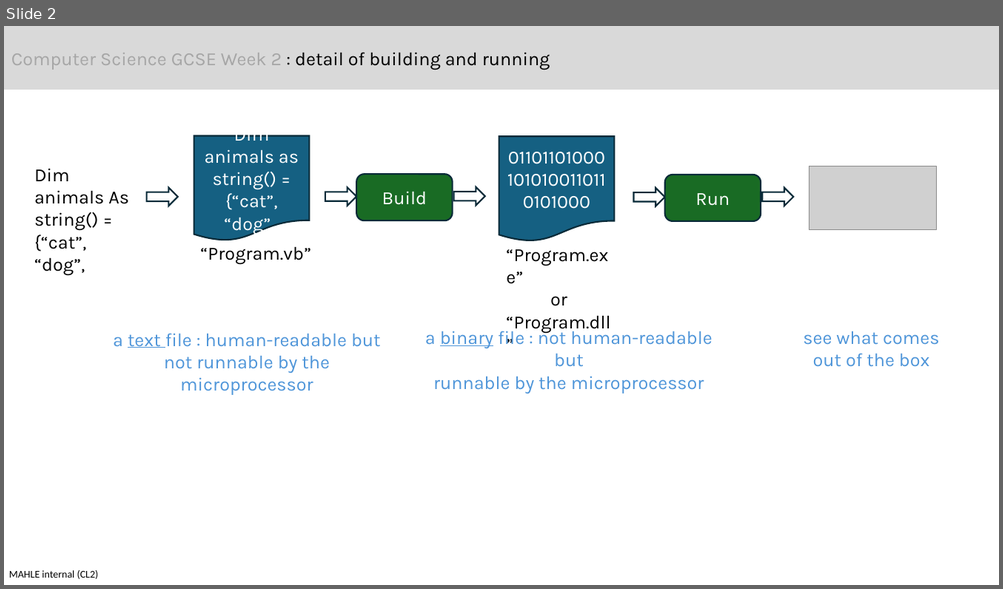
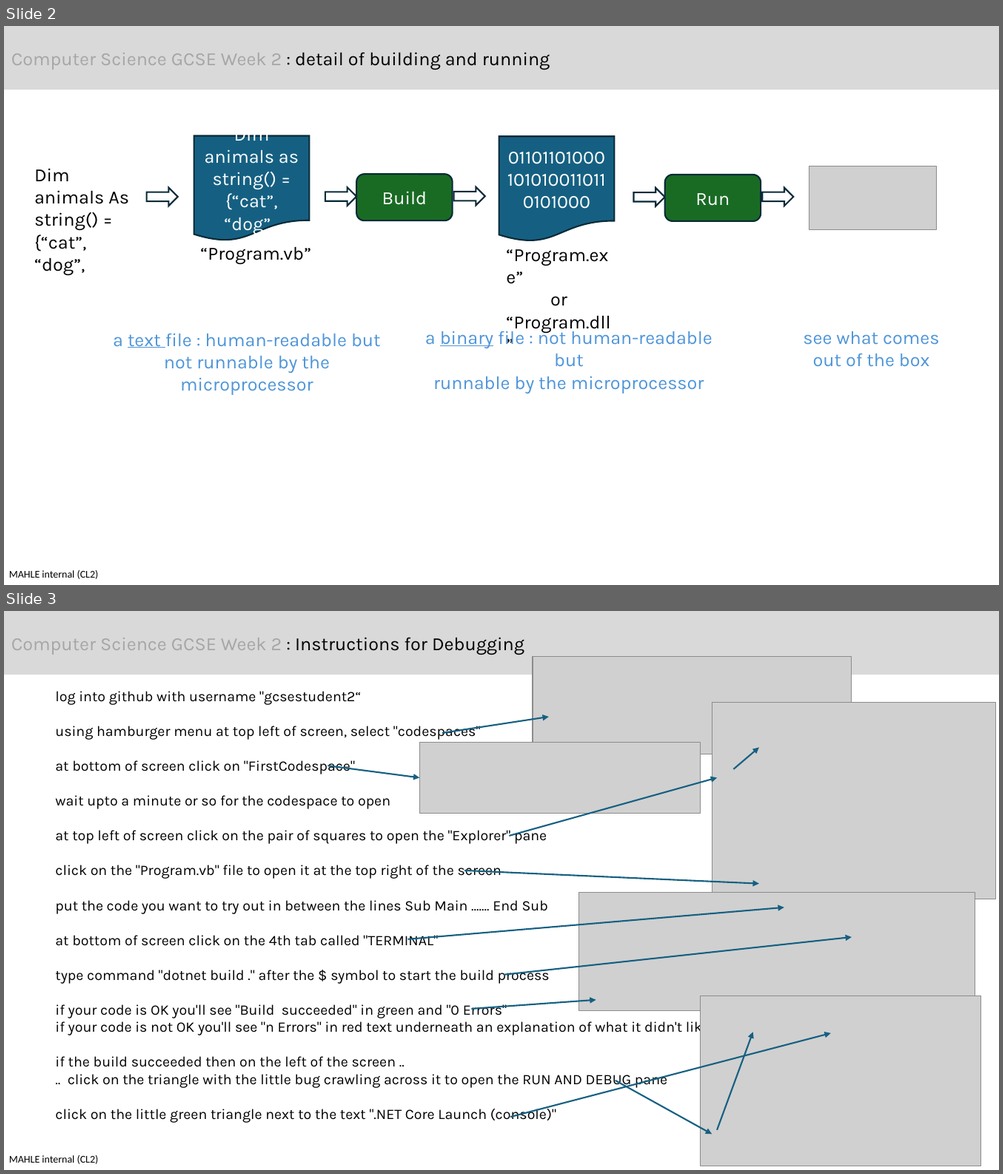
Before and after one commit to gcsestudent2/scratch3, a slide deck: Week 2/building and running.pptx. Shown one above the other, each under a label of ours: slide 2 before the commit, slides 2 and 3 after it. The pictures are 1003x589 and 1003x1174 pixels, drawn with LibreOffice and Linux fonts; fonts in the diff are those of the drawing; grey boxes stand for pictures. Boxes give left, top, right and bottom in pixels: in the first picture for what was removed or moved away, otherwise in the second. Text is boxed around its words. In the diff, an @@ line names an element or a change of style, - is before the commit and + after.

Commit message:
add instructions

```diff
--- a/Week 2/building and running.pptx
+++ b/Week 2/building and running.pptx
@@ slide 3 added at (4,611,999,1170), background #FFFFFF; not listed: 1 template element that a slide beside it also shows @@
@@ rectangle added at (4,611,999,675), fill #D9D9D9, 18 pt, text #000000 @@
+Computer Science GCSE Week 2 : Instructions for Debugging
@@ picture added at (532,657,851,755) @@
@@ text added at (55,691,709,1123), 14 pt, text #000000 @@
+log into github with username "gcsestudent2“
+using hamburger menu at top left of screen, select "codespaces"
+at bottom of screen click on "FirstCodespace"
+wait upto a minute or so for the codespace to open
+at top left of screen click on the pair of squares to open the "Explorer" pane
+click on the "Program.vb" file to open it at the top right of the screen
+put the code you want to try out in between the lines Sub Main ....... End Sub
+at bottom of screen click on the 4th tab called "TERMINAL"
+type command "dotnet build ." after the $ symbol to start the build process
+if your code is OK you'll see "Build succeeded" in green and "0 Errors"
+if your code is not OK you'll see "n Errors" in red text underneath an explanation of what it didn't like
+if the build succeeded then on the left of the screen ..
+.. click on the triangle with the little bug crawling across it to open the RUN AND DEBUG pane
+click on the little green triangle next to the text ".NET Core Launch (console)"
@@ arrow added from (442, 733) to (549, 717), #156082 1.5 pt @@
@@ picture added at (712,703,996,899) @@
@@ picture added at (420,742,700,814) @@
@@ arrow added from (734, 769) to (759, 748), #156082 1.5 pt @@
@@ arrow added from (328, 766) to (420, 778), #156082 1.5 pt @@
@@ arrow added from (509, 836) to (717, 778), #156082 1.5 pt @@
@@ arrow added from (464, 871) to (759, 884), #156082 1.5 pt @@
@@ picture added at (578,892,975,1011) @@
@@ arrow added from (407, 940) to (784, 908), #156082 1.5 pt @@
@@ arrow added from (504, 975) to (851, 937), #156082 1.5 pt @@
@@ arrow added from (471, 1009) to (596, 1000), #156082 1.5 pt @@
@@ picture added at (700,996,981,1166) @@
@@ arrow added from (511, 1118) to (831, 1034), #156082 1.5 pt @@
@@ arrow added from (717, 1130) to (753, 1033), #156082 1.5 pt @@
@@ arrow added from (615, 1081) to (712, 1135), #156082 1.5 pt @@
```
Also in this commit, not shown: 1 other file.
